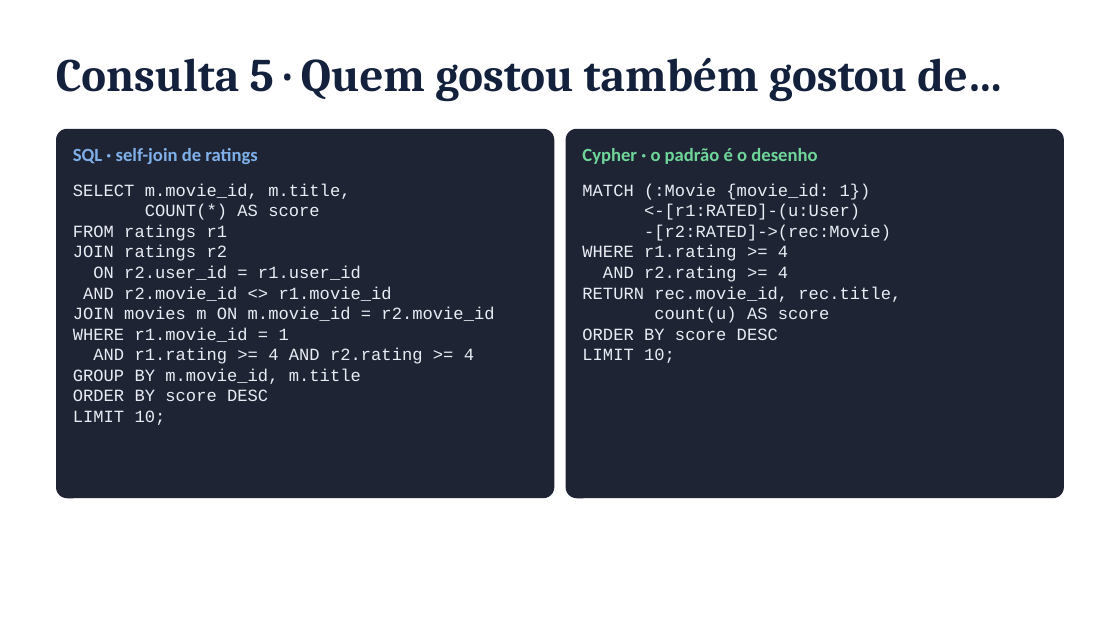
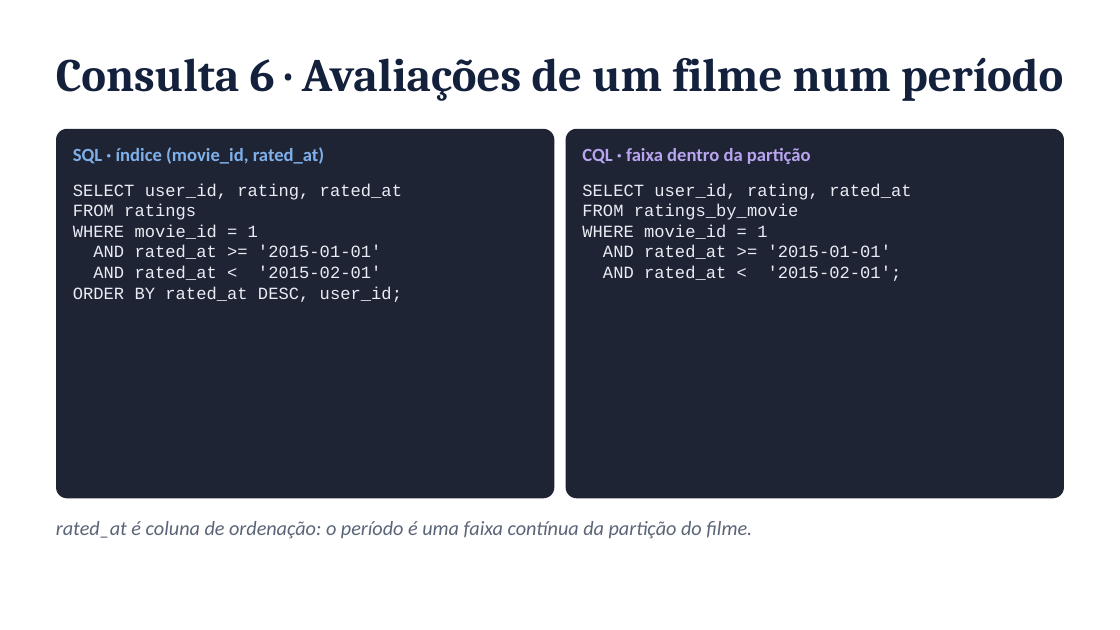
Before and after one commit to FineiasAntonio/BancoDeDados, a slide deck: slide 12 of docs/apresentacao.pptx (slide 11 before the commit). Drawn at 1120x630 pixels with LibreOffice and Linux fonts; fonts in the diff are those of the drawing. Boxes give left, top, right and bottom in pixels: in the first picture for what was removed or moved away, otherwise in the second. Text is boxed around its words. In the diff, an @@ line names an element or a change of style, - is before the commit and + after.

```diff
--- a/docs/apresentacao.pptx
+++ b/docs/apresentacao.pptx
@@ text at box(56, 58, 1063, 101): text changed @@
-Consulta 5 · Quem gostou também gostou de…
+Consulta 6 · Avaliações de um filme num período
@@ text at box(73, 147, 324, 164): text changed @@
-SQL · self-join de ratings
+SQL · índice (movie_id, rated_at)
@@ text at box(582, 148, 811, 164): text changed; text colour #6FD69A to #B9A4F0 @@
-Cypher · o padrão é o desenho
+CQL · faixa dentro da partição
@@ text at box(73, 183, 402, 302): text changed @@
-SELECT m.movie_id, m.title,
-COUNT(*) AS score
-FROM ratings r1
-JOIN ratings r2
-ON r2.user_id = r1.user_id
-AND r2.movie_id <> r1.movie_id
-JOIN movies m ON m.movie_id = r2.movie_id
-WHERE r1.movie_id = 1
-AND r1.rating >= 4 AND r2.rating >= 4
-GROUP BY m.movie_id, m.title
-ORDER BY score DESC
-LIMIT 10;
+SELECT user_id, rating, rated_at
+FROM ratings
+WHERE movie_id = 1
+AND rated_at >= '2015-01-01'
+AND rated_at < '2015-02-01'
+ORDER BY rated_at DESC, user_id;
@@ text at box(582, 183, 911, 281): text changed @@
-MATCH (:Movie {movie_id: 1})
-<-[r1:RATED]-(u:User)
--[r2:RATED]->(rec:Movie)
-WHERE r1.rating >= 4
-AND r2.rating >= 4
-RETURN rec.movie_id, rec.title,
-count(u) AS score
-ORDER BY score DESC
-LIMIT 10;
+SELECT user_id, rating, rated_at
+FROM ratings_by_movie
+WHERE movie_id = 1
+AND rated_at >= '2015-01-01'
+AND rated_at < '2015-02-01';
@@ text added at box(56, 521, 752, 539), 13 pt, text #5B6578, italic @@
+rated_at é coluna de ordenação: o período é uma faixa contínua da partição do filme.
```
Also in this commit, not shown: 10 other slides changed, 3 slides added, 4 slides removed, 3 other files.
